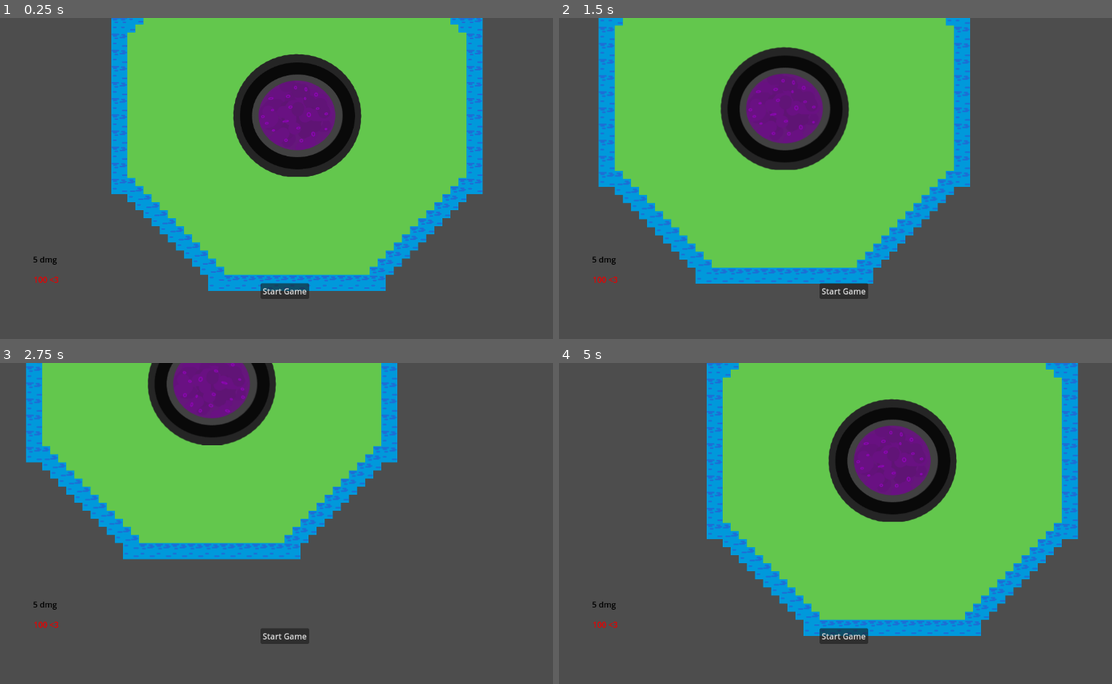
Above: before the commit, frames 1-4 (two rows, left to right).
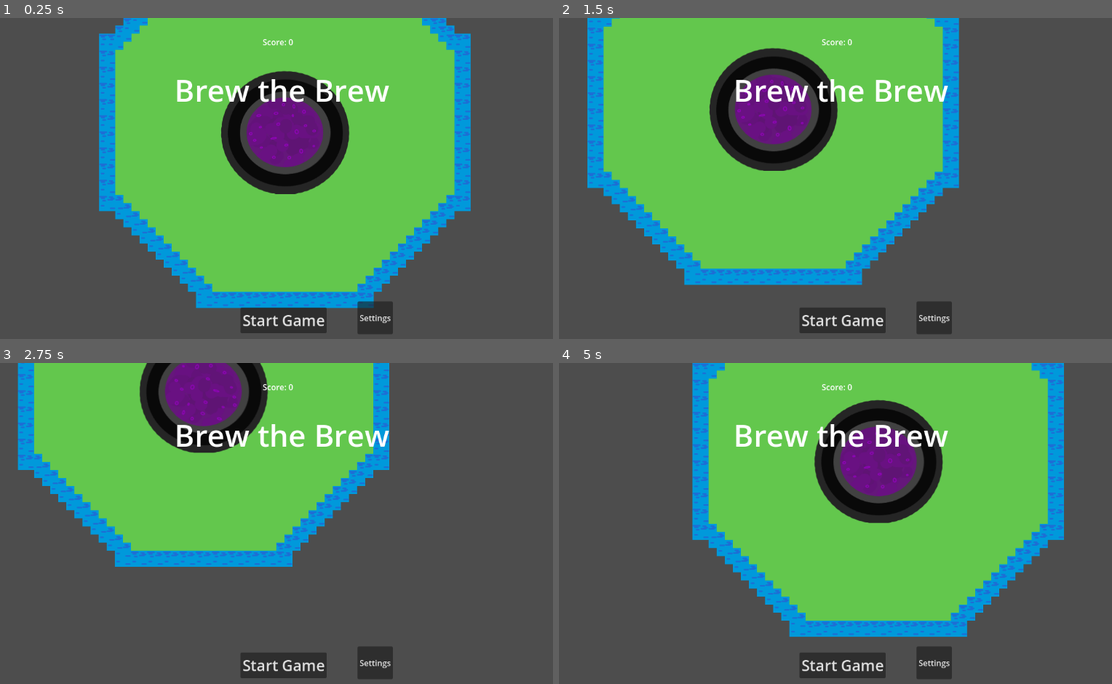
Above: after the commit, the same moments.

Repository: archimbald4488/FGJ2025
Game: Godot game, scene res://scenes/map.tscn
The game is run twice, just before and just after one commit, with the same random seed, the same clock (stepped at 60 frames per second) and the same inputs.
Inputs (mouse positions are in pixels of both pictures, inside the frame that each line leads up to):
- Up to frame 1 (0.25 s): no input
- Up to frame 2 (1.5 s): move the mouse to (973, 165) at 0.52 s; hold D (right) 0.53-1.28 s; click (973, 165) at 0.6 s; move the mouse to (724, 197) at 1.27 s; hold S (down) from 1.28 s (still down); click (724, 197) at 1.35 s
- Up to frame 3 (2.75 s): move the mouse to (342, 456) at 2.02 s; release S (down) at 2.03 s; hold D (right) from 2.03 s (still down); click (342, 456) at 2.1 s
- Up to frame 4 (5 s): move the mouse to (813, 590) at 2.77 s; release D (right) at 2.78 s; hold W (up) 2.78-3.53 s; click (813, 590) at 2.85 s; move the mouse to (1017, 574) at 3.52 s; hold A (left) from 3.53 s (still down); click (1017, 574) at 3.6 s; move the mouse to (669, 478) at 4.27 s; click (669, 478) at 4.35 s

The runs differ from the first frame. In frame 1, 21% of the frame differs, in the area x 6-88%, y 0-99%; in frame 2, 16%; in frame 3, 12%; in frame 4, 18%.

Commit message:
Updated hud and pause function

Diff:
--- a/scenes/hud.gd
+++ b/scenes/hud.gd
@@ -2,49 +2,67 @@
 
 signal start_game
 
+@onready var start_menu = $StartMenu
+@onready var in_game_hud = $InGameHUD
+@onready var health_bar = $InGameHUD/HealthBar
+@onready var damage_text = $InGameHUD/DamageText
+@onready var pause_button = $InGameHUD/PauseButton
+@onready var timer = $Timer
 
-# Called when the node enters the scene tree for the first time.
+var score: int = 0  # Player's score
+
+# Initialize the HUD
 func _ready() -> void:
-	pass # Replace with function body.
+	# Show the main menu by default
+	start_menu.visible = true
+	in_game_hud.visible = false
+	$ScoreLabel.text = "Score: 0"  # Initialize score display
 
-# Called every frame. 'delta' is the elapsed time since the previous frame.
-func _process(delta: float) -> void:
-	pass
-
-
-
-func small_message(text, time):
+# Small temporary message
+func small_message(text: String, time: float) -> void:
 	$SmallMessage.text = text
 	$SmallMessage.show()
-	if time != 0:
-		$Timer.wait_time = time
-		$Timer.start()
+	if time > 0:
+		timer.wait_time = time
+		timer.start()
 
-func big_message(text, time):
+# Big temporary message
+func big_message(text: String, time: float) -> void:
 	$BigMessage.text = text
 	$BigMessage.show()
-	if time != 0:
-		$Timer.wait_time = time
-		$Timer.start()
+	if time > 0:
+		timer.wait_time = time
+		timer.start()
 
-func hp_text(text):
-	$Health.text = text
-	$Health.show()
+# Update health display
+func update_health(value: float) -> void:
+	health_bar.value = value
 
-func dmg_text(text):
-	$Damage.text = text
-	$Damage.show()
+# Update damage display
+func update_damage(value: int) -> void:
+	damage_text.text = str(value)
 
-func show_game_over():
+# Show game over message
+func show_game_over() -> void:
 	big_message("Game Over", 2)
-	await $Timer.timeout
-	big_message("Brew the brew", 0)
-	$StartButton.show()
+	await timer.timeout
+	#big_message("Brew the brew", 0)
+	start_menu.visible = true
+	in_game_hud.visible = false
 
+# Start button pressed
 func _on_start_button_pressed() -> void:
-	$StartButton.hide()
-	start_game.emit()
+	start_menu.visible = false
+	in_game_hud.visible = true
+	emit_signal("start_game")
 
-func _on_timer_timeout() -> void:
-	$BigMessage.hide()
-	$SmallMessage.hide()
+# Pause button pressed
+func _on_pause_button_pressed() -> void:
+	# Toggle the pause state
+	print("Pause button pressed")
+	if get_tree().paused:
+		get_tree().paused = false  # Unpause the game
+		pause_button.text = "Pause"  # Change button text back to "Pause"
+	else:
+		get_tree().paused = true  # Pause the game
+		pause_button.text = "Resume"  # Change button text to "Resume"
--- a/scenes/hud.tscn
+++ b/scenes/hud.tscn
@@ -4,24 +4,6 @@
 
 [node name="HUD" type="CanvasLayer"]
 script = ExtResource("1_qibfi")
-
-[node name="Damage" type="Label" parent="."]
-offset_left = 77.0
-offset_top = 467.0
-offset_right = 125.0
-offset_bottom = 490.0
-theme_override_colors/font_color = Color(0, 0, 0, 1)
-text = "5 dmg"
-metadata/_edit_use_anchors_ = true
-
-[node name="Health" type="Label" parent="."]
-offset_left = 78.0
-offset_top = 507.0
-offset_right = 140.0
-offset_bottom = 530.0
-theme_override_colors/font_color = Color(0.917647, 0, 0, 1)
-text = "100 <3"
-metadata/_edit_use_anchors_ = true
 
 [node name="SmallMessage" type="Label" parent="."]
 anchors_preset = 8
@@ -56,20 +38,115 @@
 [node name="Timer" type="Timer" parent="."]
 one_shot = true
 
-[node name="StartButton" type="Button" parent="."]
+[node name="ScoreLabel" type="Label" parent="."]
+anchors_preset = 5
+anchor_left = 0.5
+anchor_right = 0.5
+offset_left = -44.0
+offset_top = 36.0
+offset_right = 50.0
+offset_bottom = 80.0
+grow_horizontal = 2
+text = "Score: 0"
+
+[node name="StartMenu" type="Control" parent="."]
+layout_mode = 3
+anchors_preset = 0
+offset_top = 1.0
+offset_right = 1146.0
+offset_bottom = 643.0
+metadata/_edit_group_ = true
+metadata/_edit_lock_ = true
+
+[node name="StartButton" type="Button" parent="StartMenu"]
+layout_mode = 1
 anchors_preset = 7
 anchor_left = 0.5
 anchor_top = 1.0
 anchor_right = 0.5
 anchor_bottom = 1.0
-offset_left = -48.0
-offset_top = -122.0
-offset_right = 48.0
-offset_bottom = -91.0
+offset_left = -85.0
+offset_top = -69.0
+offset_right = 86.0
+offset_bottom = -18.0
 grow_horizontal = 2
 grow_vertical = 0
+theme_override_font_sizes/font_size = 30
 text = "Start Game"
-metadata/_edit_use_anchors_ = true
+
+[node name="SettingsButton" type="Button" parent="StartMenu"]
+layout_mode = 0
+offset_left = 720.0
+offset_top = 561.0
+offset_right = 790.0
+offset_bottom = 626.0
+text = "Settings"
+
+[node name="Title" type="Label" parent="StartMenu"]
+layout_mode = 1
+anchors_preset = 5
+anchor_left = 0.5
+anchor_right = 0.5
+offset_left = -216.0
+offset_top = 100.0
+offset_right = 216.0
+offset_bottom = 204.0
+grow_horizontal = 2
+theme_override_font_sizes/font_size = 60
+text = "Brew the Brew"
+
+[node name="InGameHUD" type="Control" parent="."]
+layout_mode = 3
+anchors_preset = 0
+offset_left = 1.0
+offset_top = 2.0
+offset_right = 1146.0
+offset_bottom = 650.0
+metadata/_edit_group_ = true
+metadata/_edit_lock_ = true
+
+[node name="HealthBar" type="ProgressBar" parent="InGameHUD"]
+layout_mode = 1
+anchors_preset = 2
+anchor_top = 1.0
+anchor_bottom = 1.0
+offset_left = 185.0
+offset_top = -72.0
+offset_right = 306.0
+offset_bottom = -45.0
+grow_vertical = 0
+theme_override_colors/font_color = Color(0.917647, 0, 0, 1)
+fill_mode = 1
+
+[node name="DamageText" type="Label" parent="InGameHUD"]
+layout_mode = 1
+anchors_preset = 2
+anchor_top = 1.0
+anchor_bottom = 1.0
+offset_left = 183.0
+offset_top = -109.0
+offset_right = 302.0
+offset_bottom = -86.0
+grow_vertical = 0
+theme_override_colors/font_color = Color(0, 0, 0, 1)
+text = "You deal 5 dmg"
+
+[node name="PauseButton" type="Button" parent="InGameHUD"]
+process_mode = 3
+layout_mode = 1
+anchors_preset = 3
+anchor_left = 1.0
+anchor_top = 1.0
+anchor_right = 1.0
+anchor_bottom = 1.0
+offset_left = -134.0
+offset_top = -88.0
+offset_right = -79.0
+offset_bottom = -57.0
+grow_horizontal = 0
+grow_vertical = 0
+text = "Pause"
 
 [connection signal="timeout" from="Timer" to="." method="_on_timer_timeout"]
-[connection signal="pressed" from="StartButton" to="." method="_on_start_button_pressed"]
+[connection signal="pressed" from="StartMenu/StartButton" to="." method="_on_start_button_pressed"]
+[connection signal="pressed" from="InGameHUD/PauseButton" to="." method="_on_pause_button_pressed"]
--- a/scenes/map.gd
+++ b/scenes/map.gd
@@ -3,6 +3,7 @@
 @onready var cauldron = $Cauldron  # Reference to the cauldron node
 @onready var player = $Player  # Reference to the player node
 @onready var camera = $Player/Camera2D  # Reference to the camera node
+@onready var hud = $Player/Camera2D/HUD
 
 @export var spawn_interval: float = 3.0  # Time in seconds between spawns
 @export var min_spawn_distance: float = 100.0  # Minimum distance from the player for spawn
@@ -12,11 +13,13 @@
 func _ready():
 	#new_game()
 	$Player.hide()
+	hud.connect("start_game", Callable(self, "_on_start_game"))
 
 func new_game():
 	$Player.position = $StartPosition.position
 	$Player.show()
 	start_spawning()
+
 
 func start_spawning():
 	var timer = Timer.new()
--- a/scenes/map.tscn
+++ b/scenes/map.tscn
@@ -3,7 +3,6 @@
 [ext_resource type="Script" path="res://scenes/map.gd" id="1_1tk0n"]
 [ext_resource type="Texture2D" uid="uid://b5hsebu8w1nbh" path="res://assets/Sunnyside assets/TILESET/SunnysideWorld_Tileset_V0.1.png" id="1_lkicu"]
 [ext_resource type="PackedScene" uid="uid://dq1xnliwhi688" path="res://scenes/player/player.tscn" id="2_2hccj"]
-[ext_resource type="PackedScene" uid="uid://d4lg643btasi1" path="res://scenes/enemies/lisko_enemy.tscn" id="3_uiaia"]
 [ext_resource type="PackedScene" uid="uid://cp84t5412c2l7" path="res://scenes/hud.tscn" id="4_wihdx"]
 [ext_resource type="PackedScene" uid="uid://ni0bal3rv040" path="res://scenes/cauldron.tscn" id="5_22xbv"]
 [ext_resource type="Script" path="res://scenes/cauldron.gd" id="6_2idbb"]
@@ -454,9 +453,10 @@
 layer_0/tile_data = PackedInt32Array(-1, 983040, 4, -65536, 983040, 4, 0, 983040, 4, 65535, 983040, 4, 131070, 1048576, …(36282 unchanged characters)…
 
 [node name="Player" parent="." instance=ExtResource("2_2hccj")]
-position = Vector2(-25, 136)
+position = Vector2(-1, 34)
 scale = Vector2(0.2, 0.2)
 health = 0
+metadata/_edit_group_ = true
 
 [node name="Camera2D" type="Camera2D" parent="Player"]
 position_smoothing_enabled = true
@@ -465,6 +465,8 @@
 
 [node name="NavigationRegion2D" type="NavigationRegion2D" parent="."]
 navigation_polygon = SubResource("NavigationPolygon_3dywq")
+metadata/_edit_group_ = true
+metadata/_edit_lock_ = true
 
 [node name="Polygon2D" type="Polygon2D" parent="NavigationRegion2D"]
 visible = false
